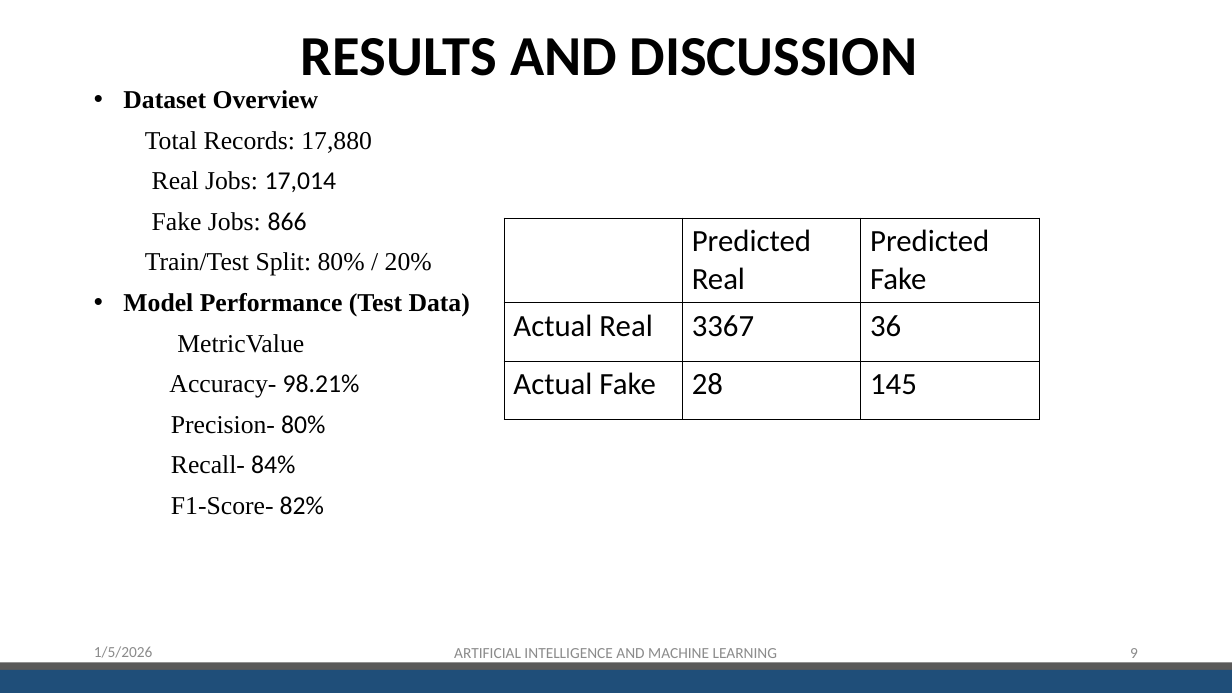
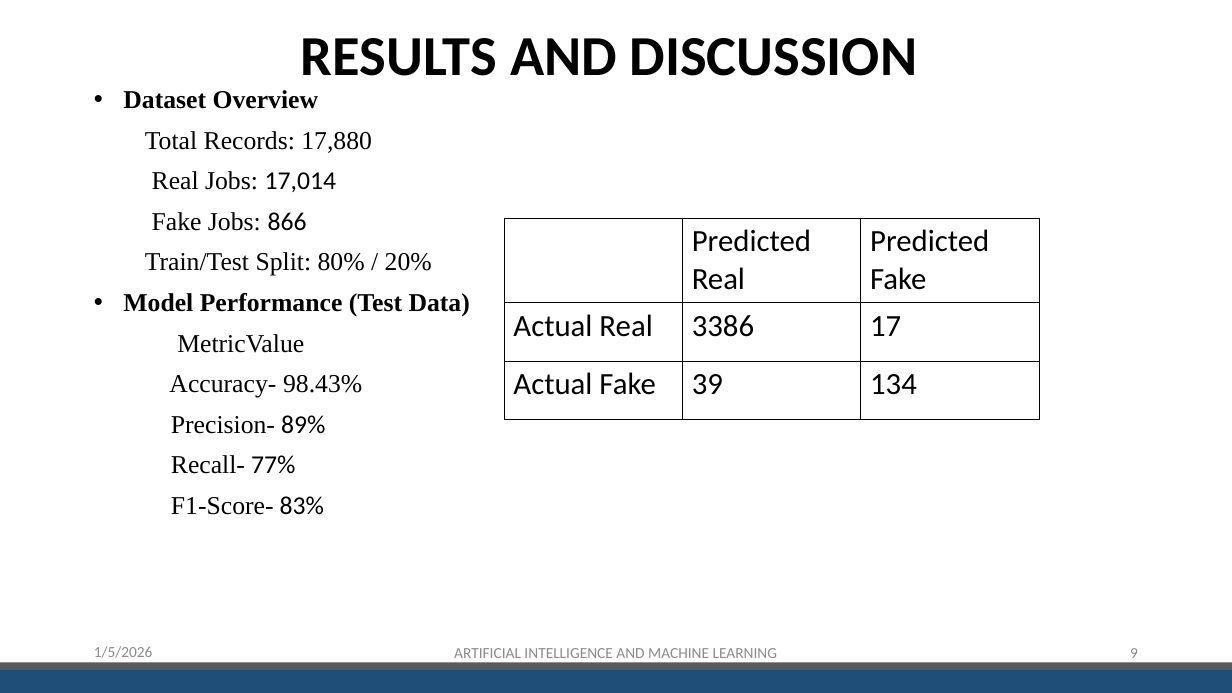
Before and after one commit to RajeevRayagada/fake-job-detection, a slide deck: slide 9 of SecondReview.pptx. Drawn at 1232x693 pixels with LibreOffice and Linux fonts; fonts in the diff are those of the drawing; background and template pictures are left out. Boxes give left, top, right and bottom in pixels: in the first picture for what was removed or moved away, otherwise in the second. Text is boxed around its words. In the diff, an @@ line names an element or a change of style, - is before the commit and + after.

Commit message:
Upgrade to V3.0: Migrated from SVM to MLP (Deep Neural Network) | 98.43% Accuracy

```diff
--- a/SecondReview.pptx
+++ b/SecondReview.pptx
@@ table at bbox=[505, 218, 1040, 419] @@
-row 2, column 2: 3367
+row 2, column 2: 3386
-row 2, column 3: 36
+row 2, column 3: 17
-row 3, column 2: 28
+row 3, column 2: 39
-row 3, column 3: 145
+row 3, column 3: 134
@@ text at bbox=[169, 375, 362, 515]: text changed @@
-Accuracy- 98.21%
-Precision- 80%
-Recall- 84%
-F1-Score- 82%
+Accuracy- 98.43%
+Precision- 89%
+Recall- 77%
+F1-Score- 83%
```
Also in this commit, not shown: 5 other slides changed, 3 other files.
